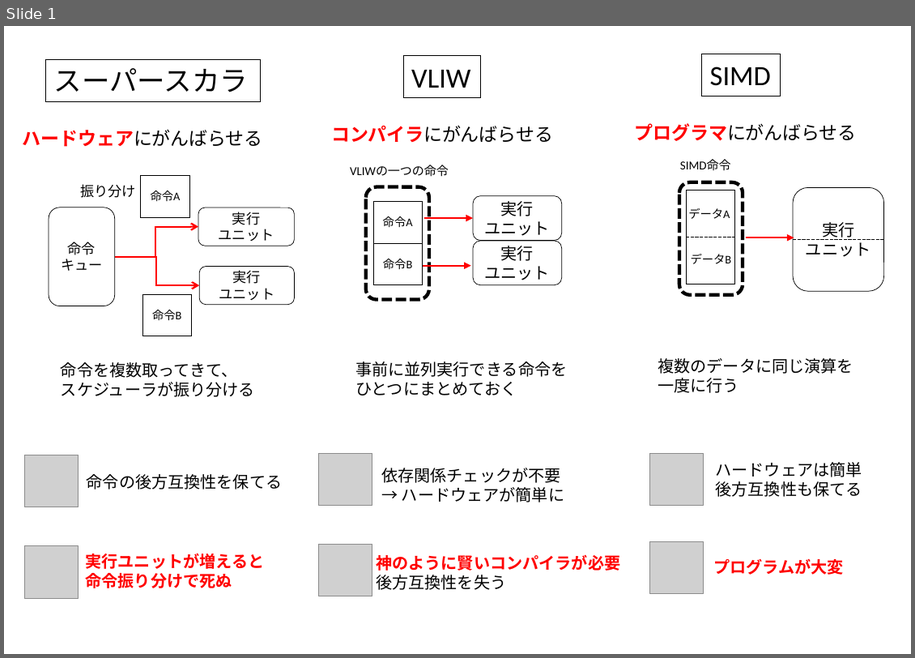
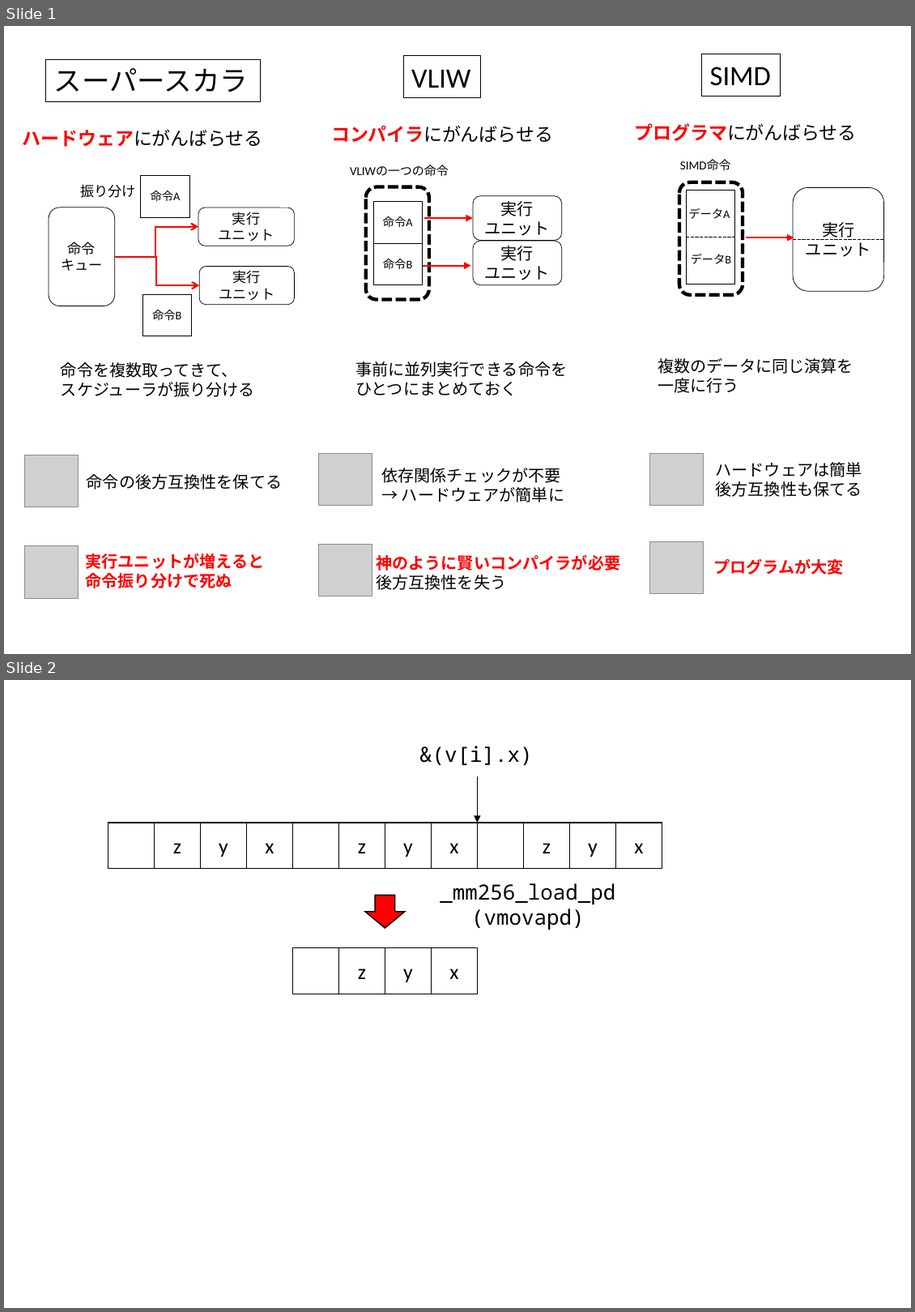
Before and after one commit to kaityo256/sevendayshpc, a slide deck: day7/fig/fig.pptx. Shown one above the other, each under a label of ours: slide 1 before the commit, slides 1 and 2 after it. The pictures are 915x658 and 915x1312 pixels, drawn with LibreOffice and Linux fonts; fonts in the diff are those of the drawing; grey boxes stand for pictures. Boxes give left, top, right and bottom in pixels: in the first picture for what was removed or moved away, otherwise in the second. Text is boxed around its words. In the diff, an @@ line names an element or a change of style, - is before the commit and + after.

```diff
--- a/day7/fig/fig.pptx
+++ b/day7/fig/fig.pptx
@@ slide 2 added at bbox=[4, 680, 911, 1308], background #FFFFFF @@
@@ text added at bbox=[420, 746, 533, 765], 18 pt, text #000000 @@
+&(v[i].x)
@@ arrow added from (477, 776) to (477, 823), #000000 0.5 pt @@
@@ rectangle added at bbox=[108, 823, 154, 869], outline #000000 1 pt @@
@@ rectangle added at bbox=[154, 823, 200, 869], outline #000000 1 pt, 18 pt, text #000000 @@
+z
@@ rectangle added at bbox=[201, 823, 247, 869], outline #000000 1 pt, 18 pt, text #000000 @@
+y
@@ rectangle added at bbox=[247, 823, 293, 869], outline #000000 1 pt, 18 pt, text #000000 @@
+x
@@ rectangle added at bbox=[293, 823, 339, 869], outline #000000 1 pt @@
@@ rectangle added at bbox=[339, 823, 386, 869], outline #000000 1 pt, 18 pt, text #000000 @@
+z
@@ rectangle added at bbox=[386, 823, 431, 869], outline #000000 1 pt, 18 pt, text #000000 @@
+y
@@ rectangle added at bbox=[431, 823, 477, 869], outline #000000 1 pt, 18 pt, text #000000 @@
+x
@@ rectangle added at bbox=[477, 823, 523, 869], outline #000000 1 pt @@
@@ rectangle added at bbox=[523, 823, 569, 869], outline #000000 1 pt, 18 pt, text #000000 @@
+z
@@ rectangle added at bbox=[570, 823, 616, 869], outline #000000 1 pt, 18 pt, text #000000 @@
+y
@@ rectangle added at bbox=[616, 823, 663, 869], outline #000000 1 pt, 18 pt, text #000000 @@
+x
@@ down arrow added at bbox=[365, 895, 404, 928], fill #FF0000, outline #000000 1 pt @@
@@ text added at bbox=[440, 883, 616, 930], 18 pt, text #000000 @@
+_mm256_load_pd
+(vmovapd)
@@ rectangle added at bbox=[293, 948, 339, 994], outline #000000 1 pt @@
@@ rectangle added at bbox=[339, 948, 386, 994], outline #000000 1 pt, 18 pt, text #000000 @@
+z
@@ rectangle added at bbox=[386, 948, 431, 994], outline #000000 1 pt, 18 pt, text #000000 @@
+y
@@ rectangle added at bbox=[431, 948, 477, 994], outline #000000 1 pt, 18 pt, text #000000 @@
+x
```
Also in this commit, not shown: 1 other slide added, 14 other files.
